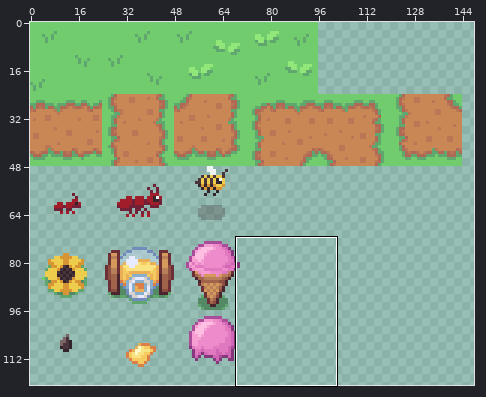
Two versions of one sprite sheet, assets/spritesheet.png. Above, an overview of the earlier version with the close-up marked.
Close-up. Before the edit:
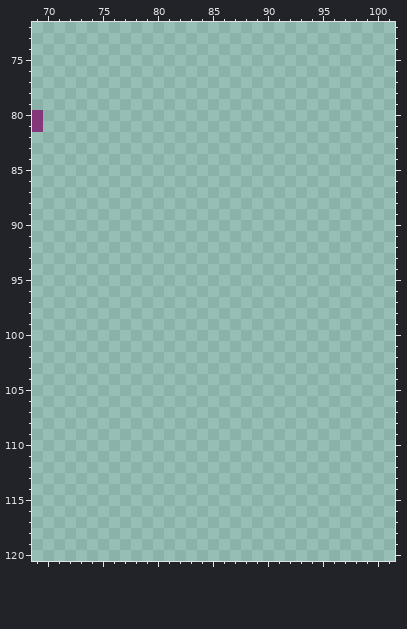
The file is 192x192 pixels. Shown: x 69..101, y 72..120. The wide view leaves out empty margins.
After the commit:
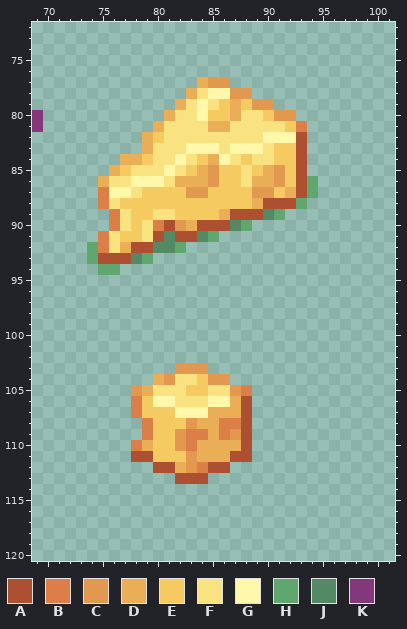
Palette (. is transparent): A #ad5032  B #db7e47  C #e39850  D #eaae57  E #f5cb61  F #f9e381  G #fff7a9  H #5fa66f  J #538964  K #85377c
From old to new:
y 77: x 84..86 ... -> DCC
y 78: x 83..88 ...... -> DFGGCC
y 79: x 82..90 ......... -> DFGFEDECC
y 80: x 81..92 ............ -> DFFGEEDFFECC
y 81: x 80..93 .............. -> DFFFFDDFFFFFEB
y 82: x 79..93 ............... -> DEFFFFFFFFFGGGA
y 83: x 79..93 ............... -> DFFFGGGFGGGFEEA
y 84: x 77..93 ................. -> DDEFFGFEDGFEFFEEA
y 85: x 76..93 .................. -> DEFFFGFEDCEEFEDCEA
y 86: x 75..94 .................... -> DFFGGGFDDDCEEFDDCEAH
y 87: x 75..94 .................... -> BGGFEEEECCEEEECCEDAH
y 88: x 75..93 ................... -> BFEEEEEEEEEEEEDAAAH
y 89: x 76..91 ................ -> BFEEFFEEEEDAAAJH
y 90: x 76..88 ............. -> BFEFBACDAAAJH
y 91: x 75..85 ........... -> BFEEFAJAAJH
y 92: x 74..82 ......... -> HBFDAAJJH
y 93: x 74..79 ...... -> HAAAJH
y 94: x 75..76 .. -> HH
y 103: x 82..84 ... -> CCC
y 104: x 80..86 ....... -> DCFFECC
y 105: x 78..88 ........... -> CDFFFEEFFCB
y 106: x 78..88 ........... -> BEGGFFFGGDA
y 107: x 78..88 ........... -> BEEEGGGDDDA
y 108: x 79..88 .......... -> BEEECDDBBA
y 109: x 79..88 .......... -> BEECBBDBCA
y 110: x 78..88 ........... -> BDEECBDDDDA
y 111: x 78..88 ........... -> AAEEECDDDAA
y 112: x 80..86 ....... -> AADCBAA
y 113: x 82..84 ... -> AAA
Pixel boxes of the changes (left, top, right, bottom) in both close-ups:
added: (87, 77, 318, 275)
added: (131, 363, 252, 484)
